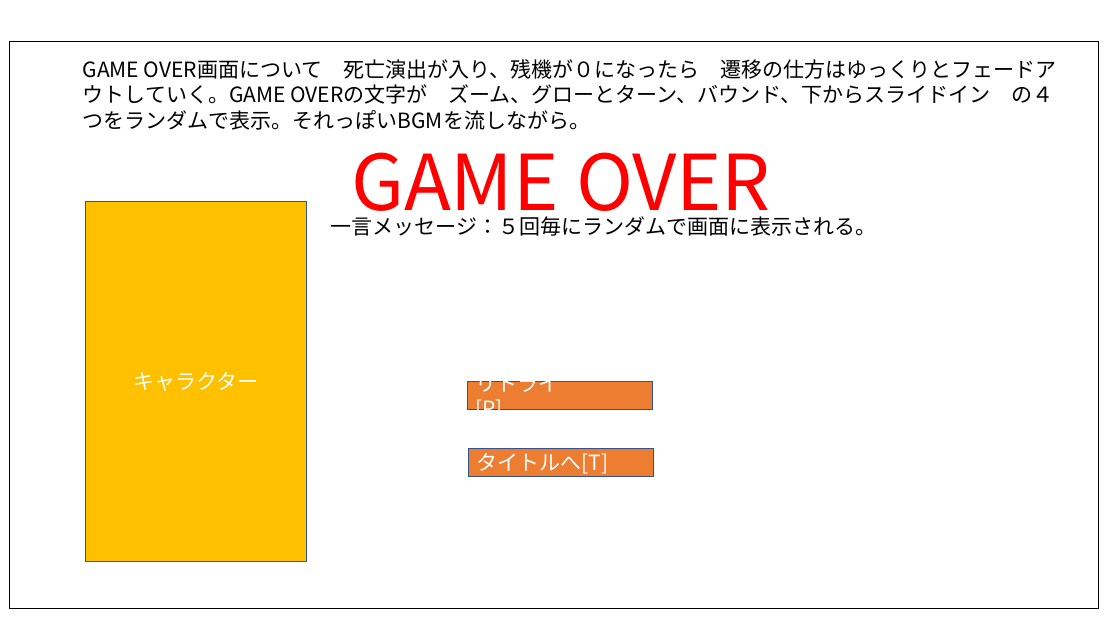
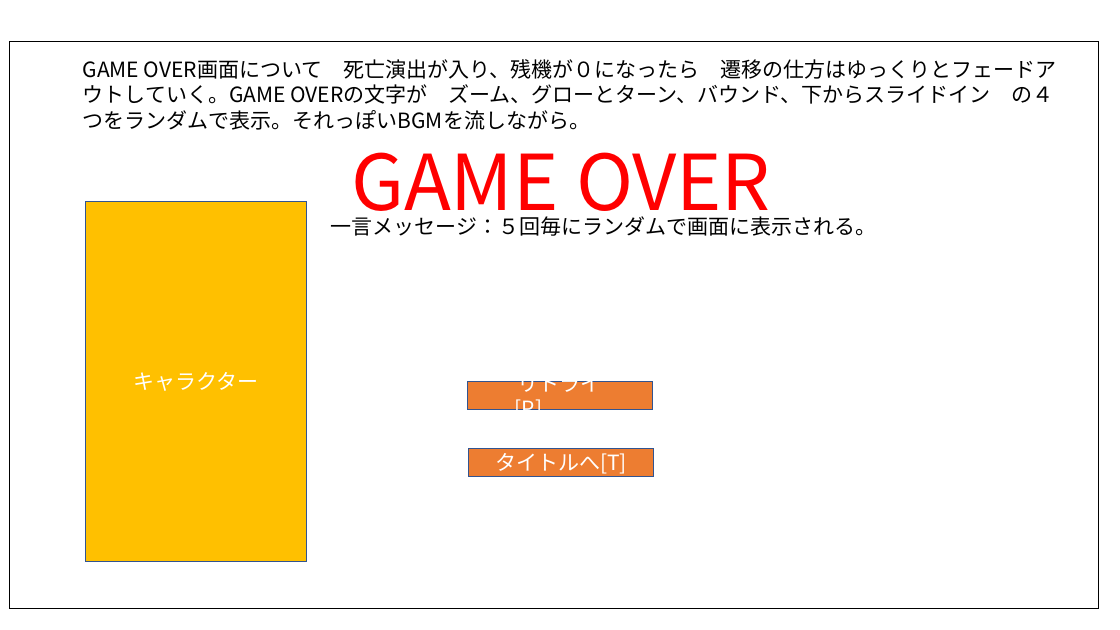
Before and after one commit to Cucumberrole/OmaenihaMuri_C2, a slide deck: slide 7 of Document/新規トラップ案 1.pptx. Drawn at 1120x630 pixels with LibreOffice and Linux fonts; fonts in the diff are those of the drawing. Boxes give left, top, right and bottom in pixels: in the first picture for what was removed or moved away, otherwise in the second. Text is boxed around its words. In the diff, an @@ line names an element or a change of style, - is before the commit and + after.

```diff
--- a/Document/新規トラップ案 1.pptx
+++ b/Document/新規トラップ案 1.pptx
@@ rectangle "リトライ[P]" at box(467, 381, 653, 410): alignment left to centre @@
@@ rectangle "タイトルへ[T]" at box(469, 449, 655, 477): alignment left to centre @@
```
Also in this commit, not shown: 5 other slides changed, 8 other files.
